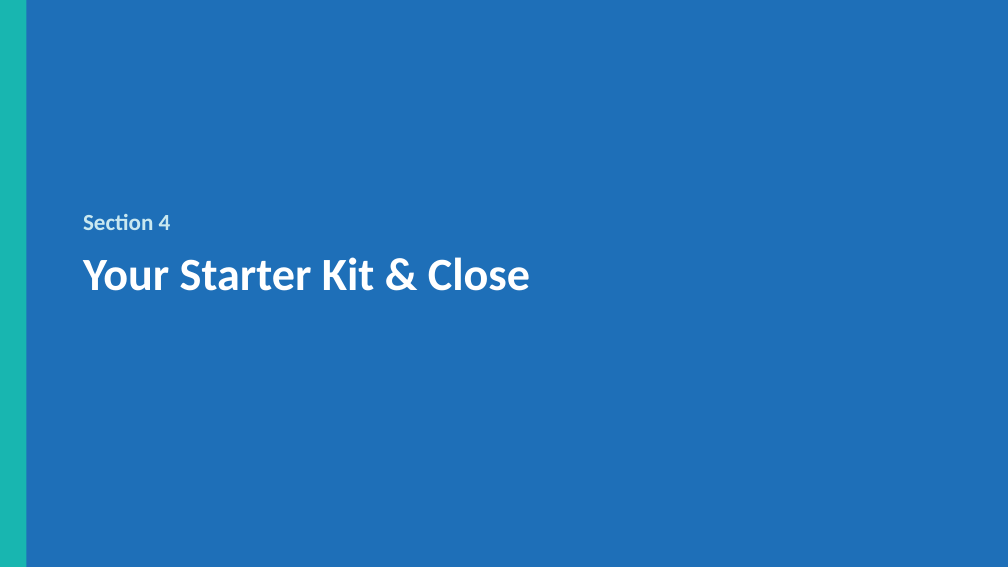
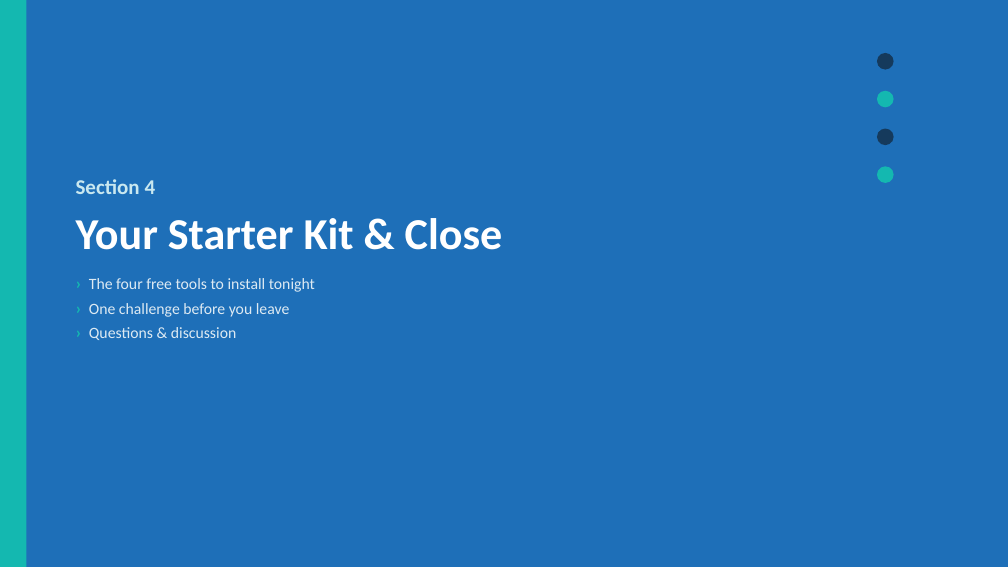
Before and after one commit to GilbertChan88/ToFix, a slide deck: slide 26 of AI-Presentation/Using-AI-in-Our-Lives.pptx. Drawn at 1008x567 pixels with LibreOffice and Linux fonts; fonts in the diff are those of the drawing. Boxes give left, top, right and bottom in pixels: in the first picture for what was removed or moved away, otherwise in the second. Text is boxed around its words. In the diff, an @@ line names an element or a change of style, - is before the commit and + after.

```diff
--- a/AI-Presentation/Using-AI-in-Our-Lives.pptx
+++ b/AI-Presentation/Using-AI-in-Our-Lives.pptx
@@ ellipse added at (x1=877, y1=53, x2=894, y2=70), fill #153A5C @@
@@ ellipse added at (x1=877, y1=91, x2=894, y2=107), fill #14B8B0 @@
@@ ellipse added at (x1=877, y1=129, x2=894, y2=145), fill #153A5C @@
@@ text at (x1=76, y1=179, x2=503, y2=250): size 22 to 20 pt in "Section 4"; size 44 to 42 pt in "Your Starter Kit & Close"; more space between paragraphs @@
@@ text "Section 4" moved from (x1=83, y1=214, x2=530, y2=291) to (x1=76, y1=179, x2=503, y2=340) @@
@@ ellipse added at (x1=877, y1=166, x2=894, y2=183), fill #14B8B0 @@
@@ text at (x1=89, y1=278, x2=315, y2=340): paragraphs added @@
+› The four free tools to install tonight
+› One challenge before you leave
+› Questions & discussion
```
Also in this commit, not shown: 18 other slides changed, 9 slides added, 9 slides removed, 5 other files.
